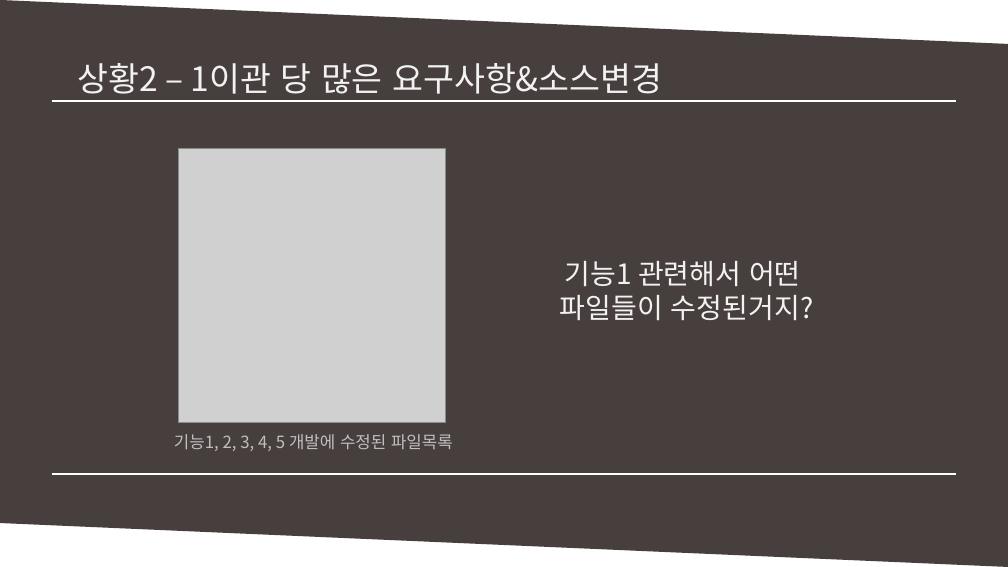
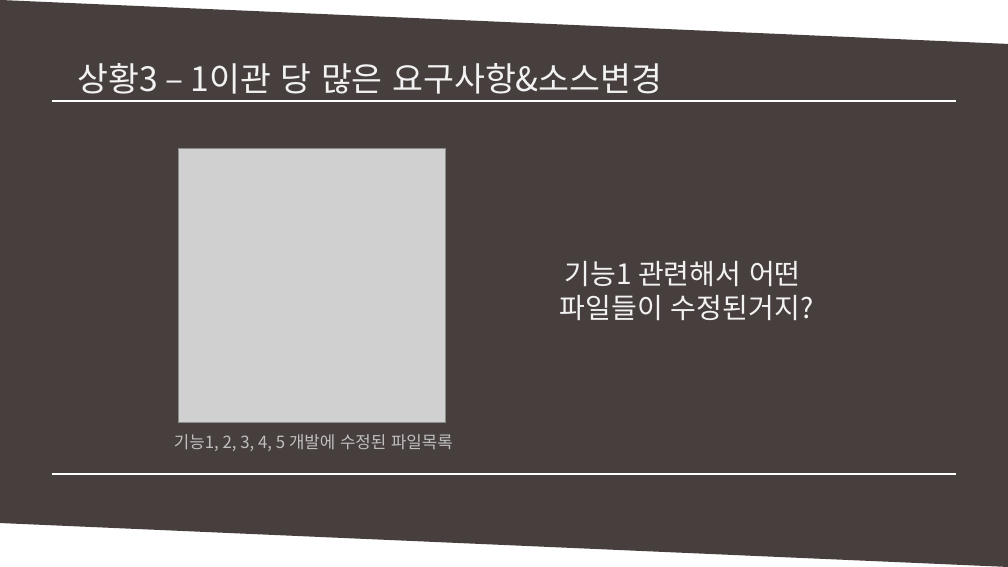
Before and after one commit to MinSikMoon/pptgit, a slide deck: slide 8 of git발표.pptx (slide 7 before the commit). Drawn at 1008x567 pixels with LibreOffice and Linux fonts; fonts in the diff are those of the drawing; grey boxes stand for pictures. Boxes give left, top, right and bottom in pixels: in the first picture for what was removed or moved away, otherwise in the second. Text is boxed around its words. In the diff, an @@ line names an element or a change of style, - is before the commit and + after.

Commit message:
상황3까지 완성

```diff
--- a/git발표.pptx
+++ b/git발표.pptx
@@ text at [77, 63, 662, 101]: text changed @@
-상황2 – 1이관 당 많은 요구사항&소스변경
+상황3 – 1이관 당 많은 요구사항&소스변경
```
Also in this commit, not shown: 2 other slides changed, 1 slide added.
